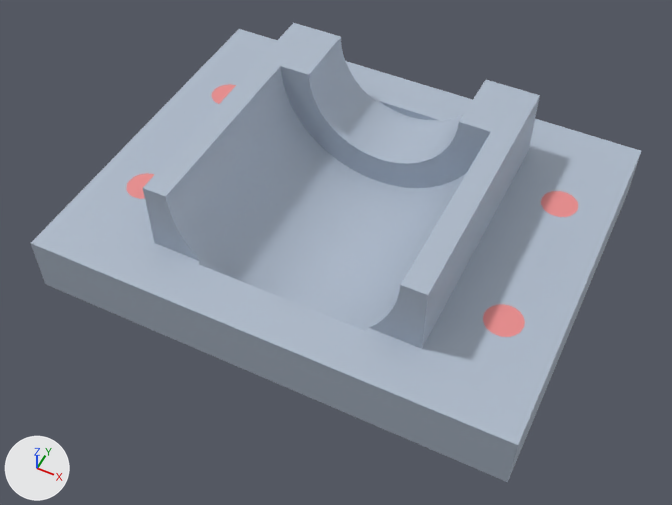
Before and after pictures for a commit that changed the glTF model docs/Additional CAD exercise/steps/ax_saddle_block/step_04.glb.
Camera for both pictures: a 50 mm lens placed at (130.0, -99.9, 176.6), pointed at (61.9, 36.3, 6.4). Every picture has the same lights, and +X, +Y and +Z are marked at lower left. The first picture is the older version. Vertices at exactly the same position are counted once.

The older version as bpy lines, for what is in view:
```python
me_part__saddle_bearing_block = bpy.data.meshes.new('part__saddle bearing block')
me_part__saddle_bearing_block.from_pydata(...)  # 658 vertices, 1328 faces; spans x 0.0..120.0, y 0.0..96.0, z 0.0..33.0
me_part__saddle_bearing_block.materials.append(mat_defaultmaterial)
me_removed__saddle_bearing_block = bpy.data.meshes.new('removed__saddle bearing block')
me_removed__saddle_bearing_block.from_pydata(...)  # a 63-sided cylinder along z spanning x 8.5..17.5, y 23.5..32.5, z 0.0..15.0; a 63-sided cylinder along z spanning x 102.5..111.5, y 23.5..32.5, z 0.0..15.0; a 63-sided cylinder along z spanning x 8.5..17.5, y 63.5..72.5, z 0.0..15.0; a 63-sided cylinder along z spanning x 102.5..111.5, y 63.5..72.5, z 0.0..15.0
me_removed__saddle_bearing_block.materials.append(mat_defaultmaterial_001)
ob_part__saddle_bearing_block = bpy.data.objects.new('part__saddle bearing block', me_part__saddle_bearing_block)
ob_part__saddle_bearing_block.location = (0.0, 0.0, 0.0)
ob_removed__saddle_bearing_block = bpy.data.objects.new('removed__saddle bearing block', me_removed__saddle_bearing_block)
ob_removed__saddle_bearing_block.location = (0.0, 0.0, 0.0)
```
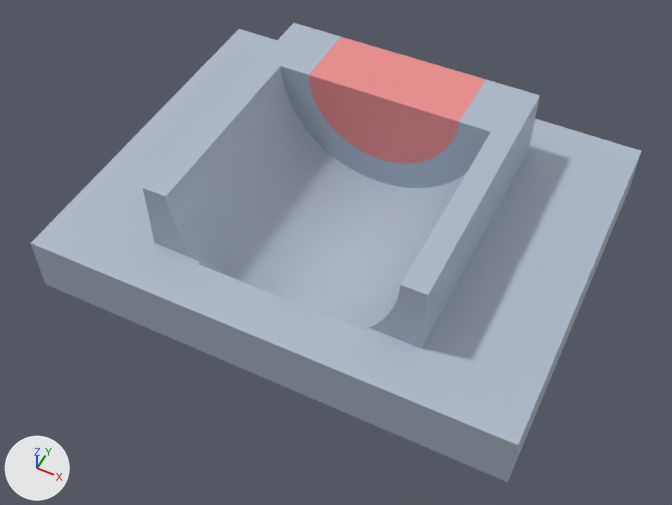
Changed parts and their boxes [x1, y1, x2, y2] in the pictures (672 x 505 px):
'removed__saddle bearing block', reshaped
    before: [126, 84, 578, 337]
    after: [309, 37, 486, 164]
part 1 of me_part__saddle_bearing_block, deleted
    before: [31, 29, 641, 445]
part 2 of me_removed__saddle_bearing_block, deleted (pink)
    before: [126, 173, 154, 199]
part 3 of me_removed__saddle_bearing_block, deleted (pink)
    before: [483, 304, 525, 337]
part 4 of me_removed__saddle_bearing_block, deleted
    before: [211, 84, 236, 104]
part 5 of me_removed__saddle_bearing_block, deleted (pink)
    before: [541, 191, 578, 217]
part 6 of me_removed__saddle_bearing_block, added (pink)
    after: [309, 37, 486, 164]

The change, as a list of edits to the scene's bpy script:
```text
Change me_part__saddle_bearing_block:
    used by ob_part__saddle_bearing_block; location = (0.0, 0.0, 0.0)
    remove me_part__saddle_bearing_block.from_pydata(...)  # 658 vertices, 1328 faces; spans x 0.0..120.0, y 0.0..96.0, z 0.0..33.0
    add me_part__saddle_bearing_block.from_pydata(...)  # 154 vertices, 304 faces; spans x 0.0..120.0, y 0.0..96.0, z 0.0..33.0
    me_part__saddle_bearing_block part 1: 504 vertices removed from x 8.5..111.5, y 23.5..72.5, z 0.0..15.0
Change me_removed__saddle_bearing_block:
    used by ob_removed__saddle_bearing_block; location = (0.0, 0.0, 0.0)
    remove me_removed__saddle_bearing_block.from_pydata(...)  # 504 vertices, 992 faces; spans x 8.5..111.5, y 23.5..72.5, z 0.0..15.0
    add me_removed__saddle_bearing_block.from_pydata(...)  # 70 vertices, 136 faces; spans x 40.0..80.0, y 65.0..84.0, z 13.0..33.0
    me_removed__saddle_bearing_block part 2: 126 vertices removed from x 8.5..17.5, y 23.5..32.5, z 0.0..15.0
    me_removed__saddle_bearing_block part 3: 126 vertices removed from x 102.5..111.5, y 23.5..32.5, z 0.0..15.0
    me_removed__saddle_bearing_block part 4: 126 vertices removed from x 8.5..17.5, y 63.5..72.5, z 0.0..15.0
    me_removed__saddle_bearing_block part 5: 126 vertices removed from x 102.5..111.5, y 63.5..72.5, z 0.0..15.0
    me_removed__saddle_bearing_block part 6: 70 vertices added at x 40.0..80.0, y 65.0..84.0, z 13.0..33.0
```
